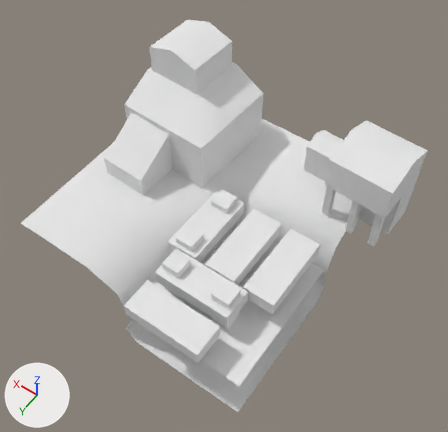
The OBJ model Project_ThirdPerson/mge_v18_student_version/assets/ThirdPerson/models/Harbour_Top_Left.obj, before and after one commit.
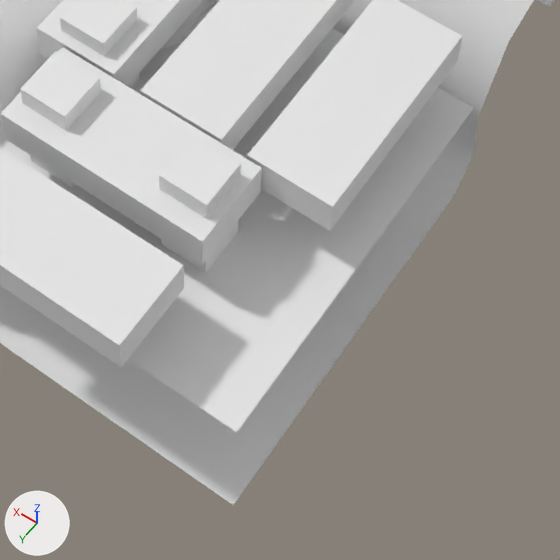
Each version appears first whole from a 50 mm lens placed at (-0.943, 1.207, 2.04), pointed at (-0.104, 0.034, 0.196), and next in a close-up on the part from 35% to 79% of the width and 54% to 100% of the height. The lights are fixed; the arrows at lower left show +X, +Y and +Z. Where no turn or scale is listed for an object, it has been applied to the vertices.

Before the edit, the objects in view are built like this:
```python
me_harbour_top_left = bpy.data.meshes.new('Harbour_Top_Left')
me_harbour_top_left.from_pydata(...)  # 365 vertices, 558 faces; spans x -0.637..0.5, y -0.5..0.542, z -0.187..0.627
me_harbour_top_left.materials.append(mat_harbour_top_left_initialshadinggroup)  # white #e7e7e7
# before: 0 (-0.5, 0.5, 0.05) at pixel (236, 432), 1 (-0.5, -0.067, 0.05) at pixel (474, 107), 2 (-0.003, 0.5, 0.05), 3 (-0.003, -0.067, 0.05)
ob_harbour_top_left = bpy.data.objects.new('Harbour_Top_Left', me_harbour_top_left)
ob_harbour_top_left.location = (0.0, 0.0, 0.0)
```
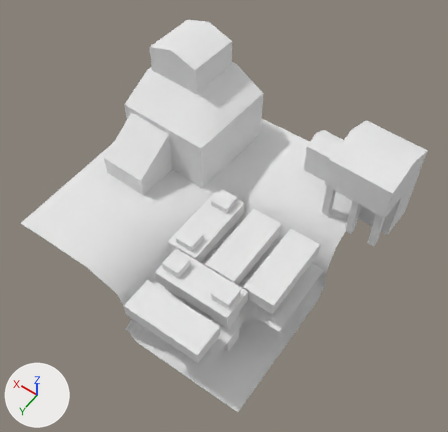
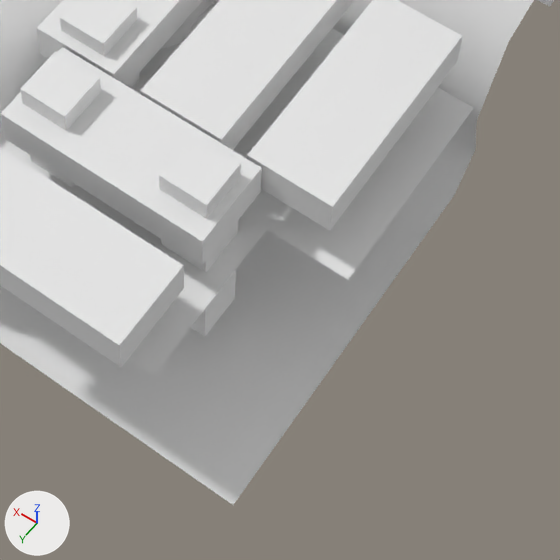
Commit message: Harbour updated

Pixel boxes [x1, y1, x2, y2] of what changed, in the close-ups (560 x 560 px; the box of a moved part takes in the faces that stretch with it):
```json
{"part": 1, "of": "me_harbour_top_left", "change": "moved or reshaped", "before": [0, 5, 474, 432], "after": [0, 5, 474, 376]}
```

Edits to the scene script, one JSON object a line:
```json
{"block": "me_harbour_top_left", "where": "me_harbour_top_left.from_pydata(...)  # 365 vertices, 558 faces; spans x -0.637..0.5, y -0.5..0.542, z -0.187..0.627"}
{"block": "me_harbour_top_left", "where": "# used by ob_harbour_top_left; location = (0.0, 0.0, 0.0)"}
{"block": "me_harbour_top_left", "where": "# verts and faces of me_harbour_top_left; kept vertices keep their numbers, new ones are numbered from 365"}
{"block": "me_harbour_top_left", "change": "me_harbour_top_left part 1"}
{"op": "add", "block": "me_harbour_top_left", "code": "delete_vertices([0])  # with the faces that use them"}
{"op": "add", "block": "me_harbour_top_left", "code": "delete_faces([(1, 3, 2)])"}
{"op": "add", "block": "me_harbour_top_left", "code": "verts[365] = (-0.5, 0.252, 0.05)  # pixel (348, 280)"}
{"op": "add", "block": "me_harbour_top_left", "code": "verts[366] = (-0.376, 0.5, 0.05)  # pixel (152, 375)"}
{"op": "add", "block": "me_harbour_top_left", "code": "verts[367] = (-0.376, 0.252, 0.05)  # pixel (266, 229)"}
{"op": "add", "block": "me_harbour_top_left", "code": "faces += [(1, 3, 367, 365), (2, 366, 367, 3)]"}
```
